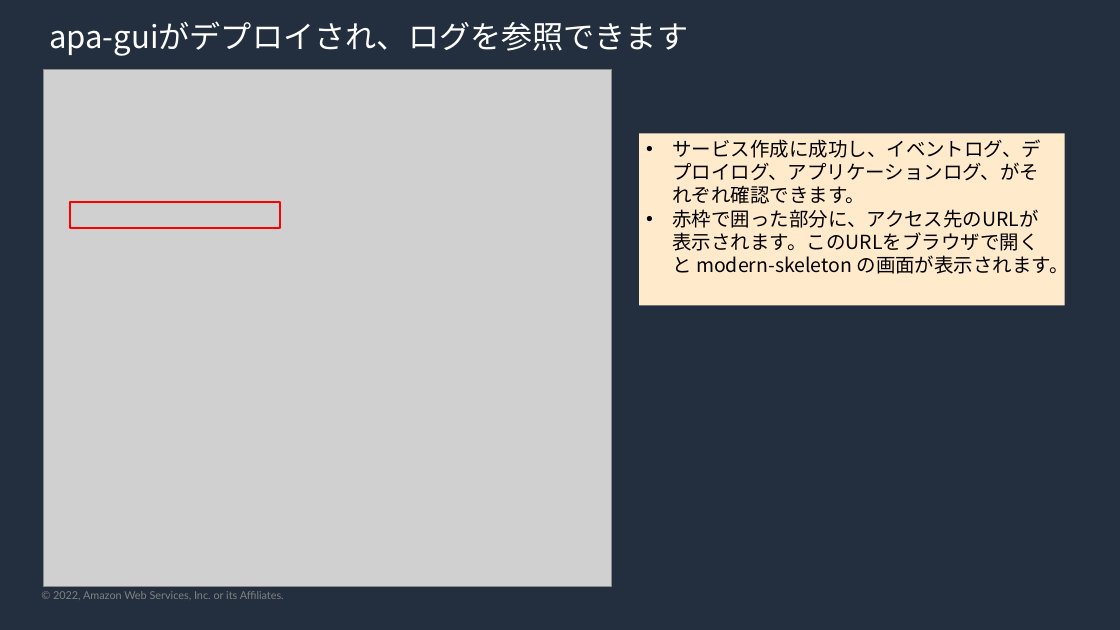
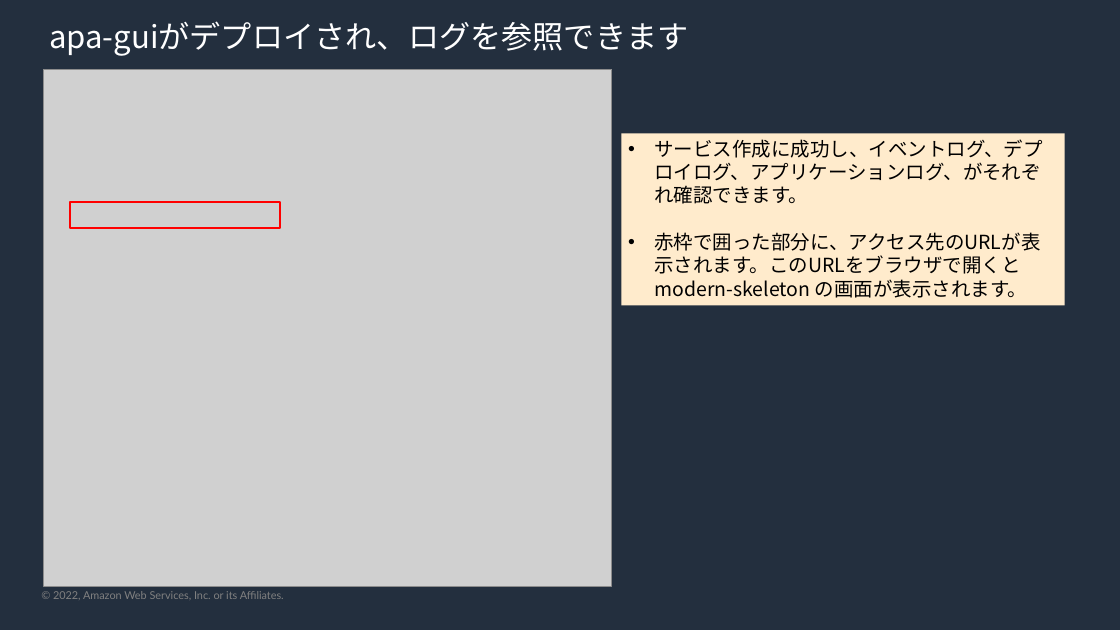
Before and after one commit to kmorooka/modern-skeleton, a slide deck: slide 29 of skeleton-guide.pptx. Drawn at 1120x630 pixels with LibreOffice and Linux fonts; fonts in the diff are those of the drawing; grey boxes stand for pictures; background and template pictures are left out. Boxes give left, top, right and bottom in pixels: in the first picture for what was removed or moved away, otherwise in the second. Text is boxed around its words. In the diff, an @@ line names an element or a change of style, - is before the commit and + after.

```diff
--- a/skeleton-guide.pptx
+++ b/skeleton-guide.pptx
@@ rectangle "サービス作成に成功し、イベントログ、デプロイログ、アプリケーションログ、がそれぞれ確認できます。": place and size @@
-rectangle "サービス作成に成功し、イベントログ、デプロイログ、アプリケーションログ、がそれぞれ確認できます。" at box(639, 133, 1065, 305)
+rectangle "サービス作成に成功し、イベントログ、デプロイログ、アプリケーションログ、がそれぞれ確認できます。" at box(622, 133, 1065, 305)
```
Also in this commit, not shown: 9 other slides changed, 3 other files.
